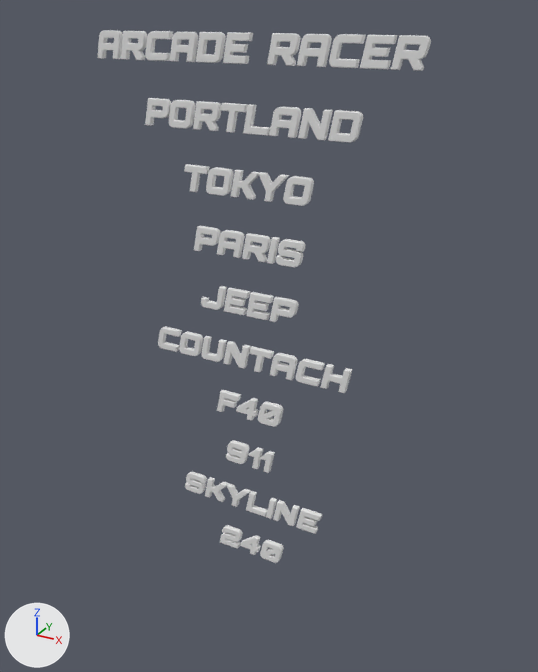
The glTF model games/arcaderacer/assets/title/title.glb: old version first, new version second.
Both versions are drawn from a 50 mm lens placed at (14.9, -25.2, 1.3), pointed at (0.4, 1.2, -11.8). Every picture has the same lights, and +X, +Y and +Z are marked at lower left. The older version comes first.

Objects in the first picture: 'countach', 'ferrari_f40', 'forest', 'jeep_tj', 'name', 'paris', 'porsche_911', 'skyline_gtr', 'tokyo', 'volvo_240'.
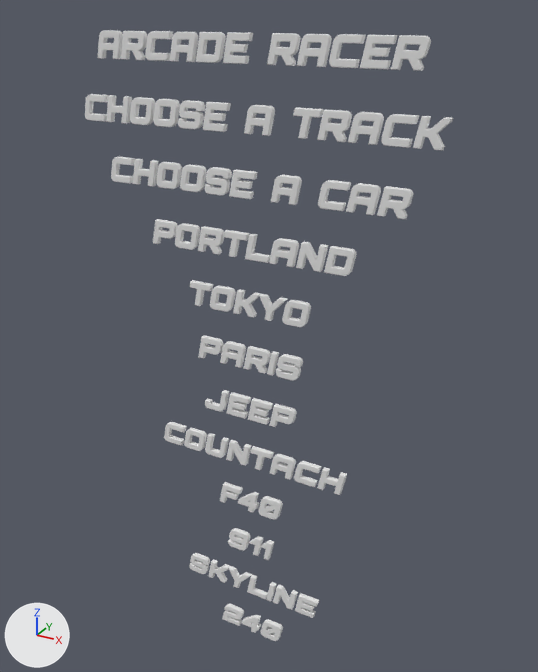
The edits, one by one:
Mesh me_mesh_2_1 is new.
It has 7146 vertices, 14272 faces and spans x -6.75..6.75, y -0.12..0.12, z -0.53..0.53.
Faces by material slot: [3348, 10924].
It uses material mat_face (white #e7e7e7).
It uses material mat_side (white #e7e7e7).
Mesh me_mesh_1_1 is new.
It has 7422 vertices, 14816 faces and spans x -7.9..7.9, y -0.1..0.1, z -0.5..0.5.
Faces by material slot: [3470, 11346].
It uses material mat_face (white #e7e7e7).
It uses material mat_side (white #e7e7e7).
Object 'forest' (ob_forest) moves from (0.0, 0.0, -2.5) to (0.0, 0.0, -7.5).
Object 'tokyo' (ob_tokyo) moves from (0.0, 0.0, -5.0) to (0.0, 0.0, -10.0).
Object 'paris' (ob_paris) moves from (0.0, 0.0, -7.5) to (0.0, 0.0, -12.5).
Object 'jeep_tj' (ob_jeep_tj) moves from (0.0, 0.0, -10.0) to (0.0, 0.0, -15.0).
Object 'countach' (ob_countach) moves from (0.0, 0.0, -12.5) to (0.0, 0.0, -17.5).
Object 'ferrari_f40' (ob_ferrari_f40) moves from (0.0, 0.0, -15.0) to (0.0, 0.0, -20.0).
Object 'porsche_911' (ob_porsche_911) moves from (0.0, 0.0, -17.5) to (0.0, 0.0, -22.5).
Object 'skyline_gtr' (ob_skyline_gtr) moves from (0.0, 0.0, -20.0) to (0.0, 0.0, -25.0).
Object 'volvo_240' (ob_volvo_240) moves from (0.0, 0.0, -22.5) to (0.0, 0.0, -27.5).
Object 'choose_car' (ob_choose_car) is new; it shows me_mesh_2_1.
Its location is (0.0, 0.0, -5.0).
Object 'choose_track' (ob_choose_track) is new; it shows me_mesh_1_1.
Its location is (0.0, 0.0, -2.5).

Changed parts and their boxes [x1, y1, x2, y2] in the pictures (538 x 672 px):
'forest', moved: before [145, 98, 363, 143]; after [153, 219, 357, 276]
'choose_track', added: after [85, 94, 453, 151]
'countach', moved: before [158, 327, 352, 393]; after [164, 422, 347, 495]
'choose_car', added: after [111, 157, 413, 219]
'tokyo', moved: before [184, 164, 314, 206]; after [190, 280, 311, 327]
'paris', moved: before [194, 226, 305, 267]; after [198, 335, 303, 381]
'skyline_gtr', moved: before [185, 471, 322, 534]; after [189, 553, 319, 618]
'jeep_tj', moved: before [201, 286, 299, 322]; after [205, 390, 297, 427]
'ferrari_f40', moved: before [217, 390, 283, 427]; after [220, 482, 283, 520]
'volvo_240', moved: before [220, 525, 284, 563]; after [222, 604, 283, 641]
'porsche_911', moved: before [226, 440, 275, 473]; after [228, 528, 274, 560]
